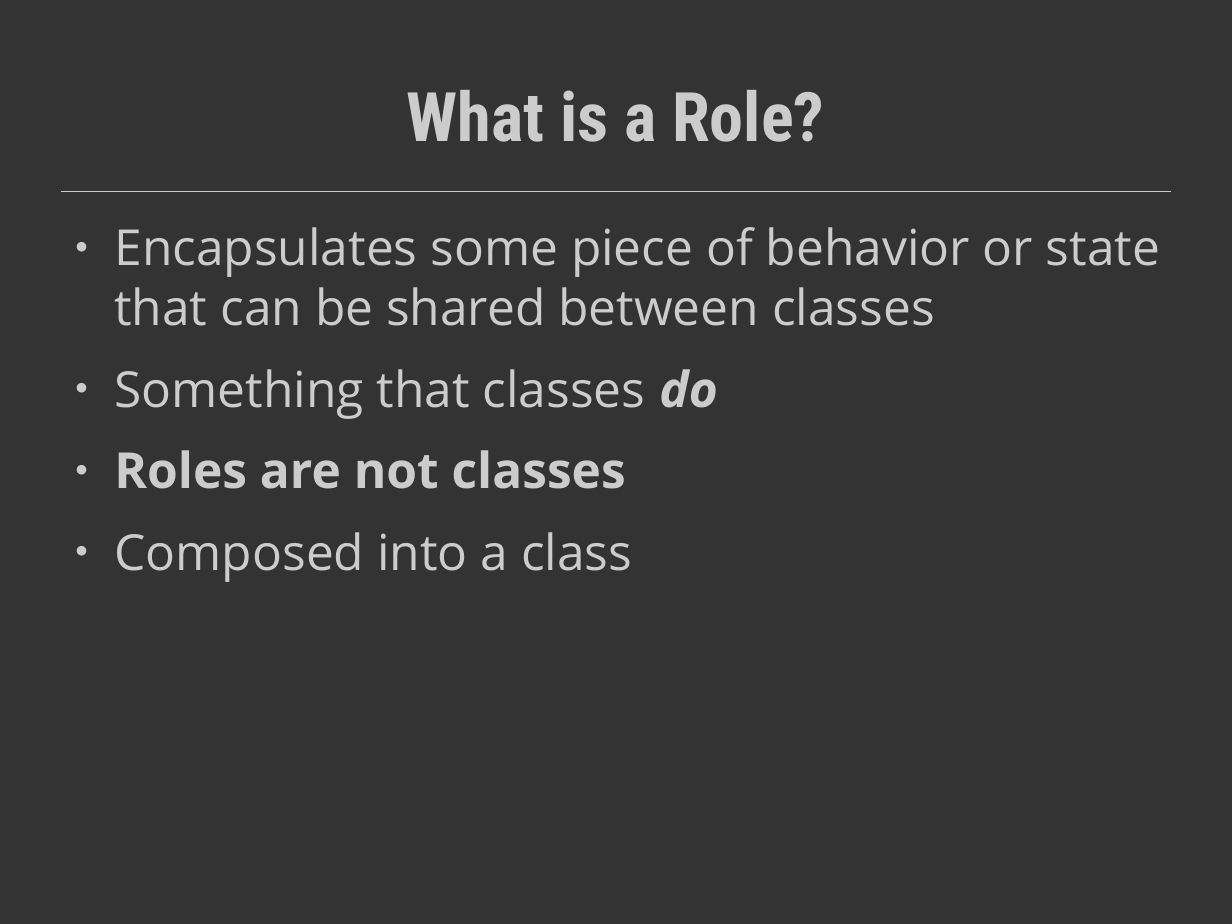
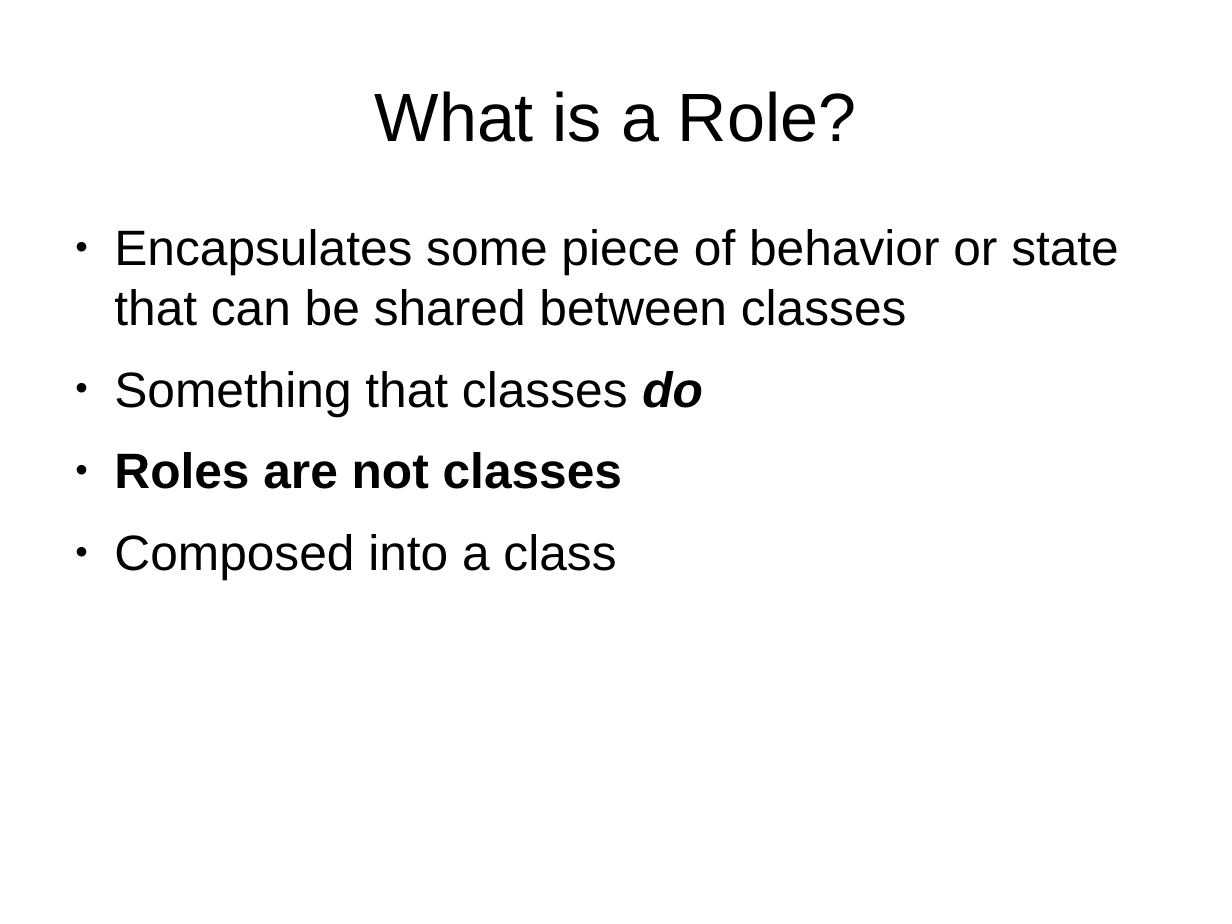
Before and after one commit to SysPete/perl-dancer-conference-2014, a slide deck: slide 5 of test_roo.odp. Drawn at 1232x924 pixels with LibreOffice and Linux fonts; fonts in the diff are those of the drawing. Boxes give left, top, right and bottom in pixels: in the first picture for what was removed or moved away, otherwise in the second. Text is boxed around its words. In the diff, an @@ line names an element or a change of style, - is before the commit and + after.

```diff
--- a/test_roo.odp
+++ b/test_roo.odp
@@ background #333333 to #FFFFFF @@
@@ title "What is a Role?" at [375,91,856,142]: font Roboto Condensed to Arial, text colour #CCCCCC to #000000, bold off @@
@@ line removed from (61, 191) to (1171, 191) @@
@@ text "Encapsulates some piece of behavior ..." at [114,229,1119,579]: font Open Sans to Arial, text colour #CCCCCC to #000000; bullet colour #CCCCCC to #000000 @@
```
Also in this commit, not shown: 12 other slides changed, 54 other files.
